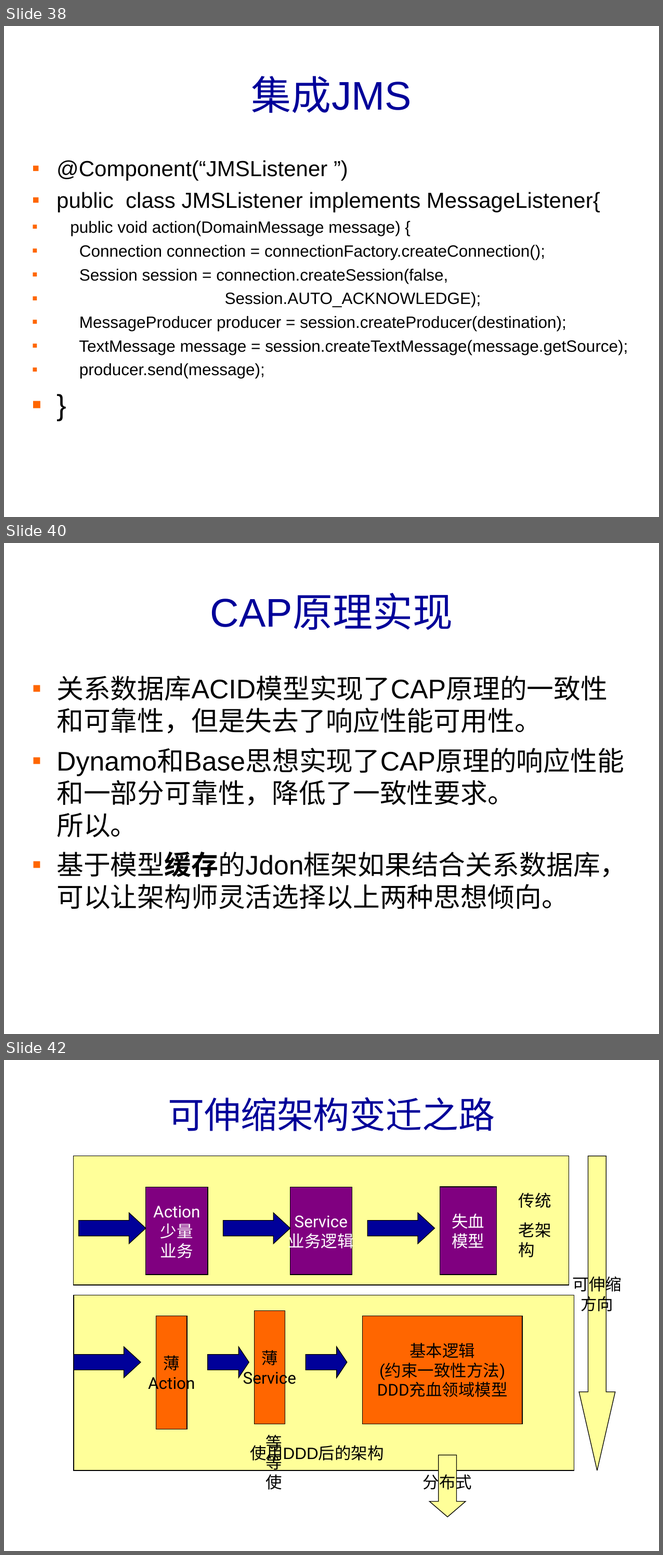
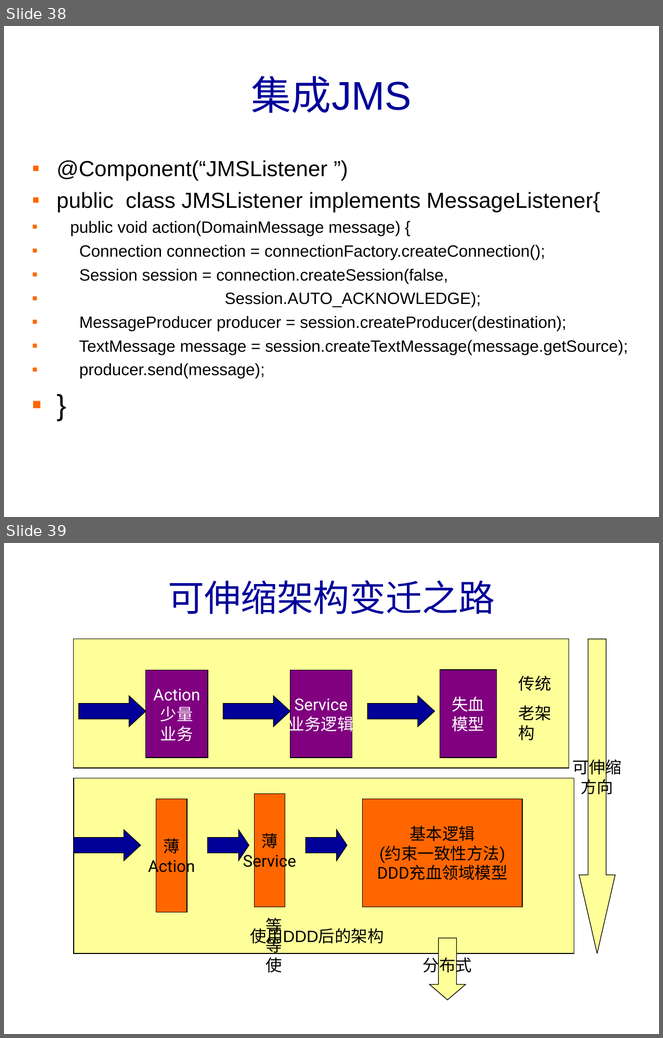
Before and after one commit to banq/jdonframework, a slide deck: doc/chinese/JdonFramework.ppt. Shown one above the other, each under a label of ours: slides 38, 40 and 42 before the commit, slides 38 and 39 after it; the slides between them are not shown. The pictures are 663x1555 and 663x1038 pixels, drawn with LibreOffice and Linux fonts; fonts in the diff are those of the drawing; background and template pictures are left out. Boxes give left, top, right and bottom in pixels: in the first picture for what was removed or moved away, otherwise in the second. Text is boxed around its words. In the diff, an @@ line names an element or a change of style, - is before the commit and + after.

```diff
--- a/doc/chinese/JdonFramework.ppt
+++ b/doc/chinese/JdonFramework.ppt
@@ slide 40 removed at [4,543,659,1034], background picture (left out) @@
@@ title removed at [210,595,453,630] @@
-CAP原理实现
@@ text removed at [57,676,627,910] @@
-▪ 关系数据库ACID模型实现了CAP原理的一致性和可靠性，但是失去了响应性能可用性。
-▪ Dynamo和Base思想实现了CAP原理的响应性能 和一部分可靠性，降低了一致性要求。
-  所以。
-▪ 基于模型缓存的Jdon框架如果结合关系数据库，可以让架构师灵活选择以上两种思想倾向。
@@ what was slide 42 is now slide 39 @@
```
Also in this commit, not shown: 2 other slides removed, 1 other file.
